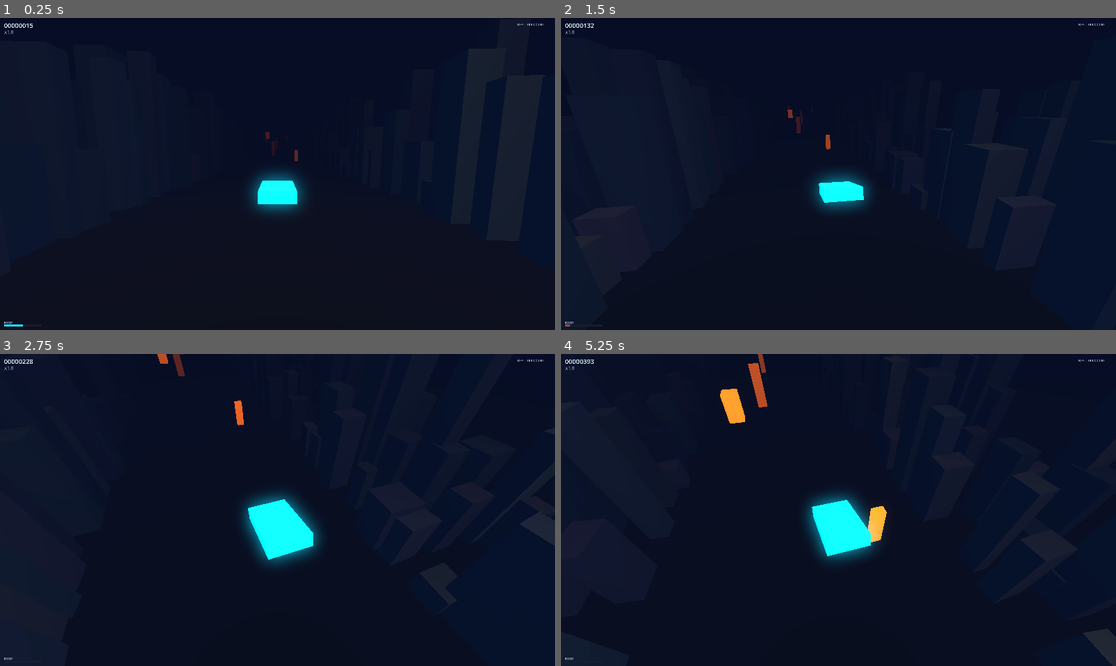
Above: before the commit, frames 1-4 (two rows, left to right).
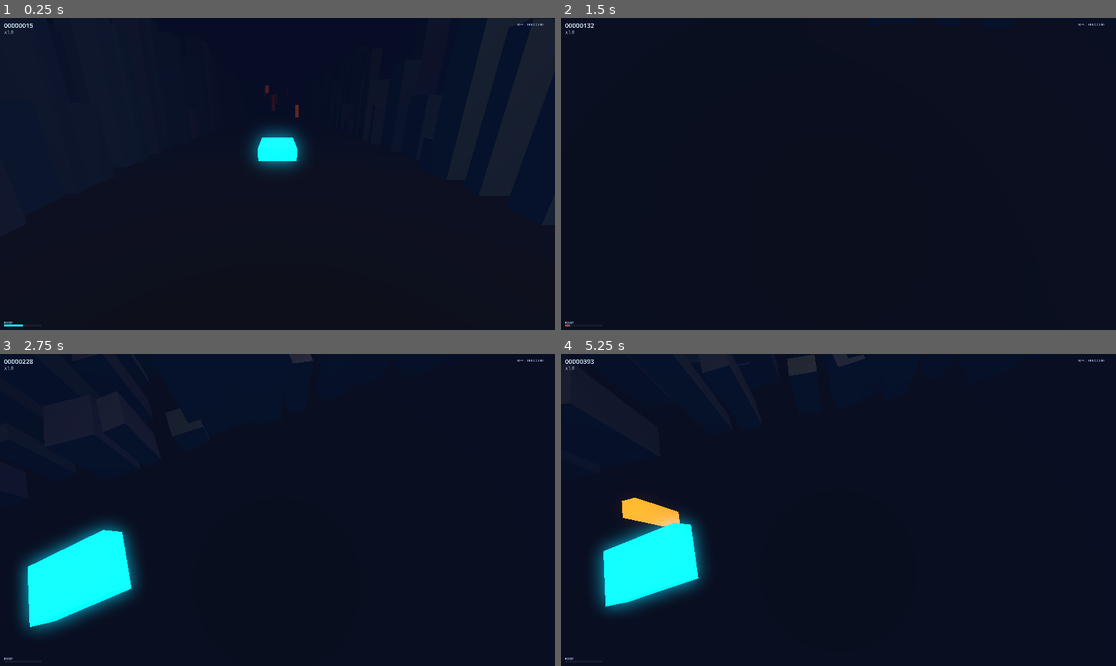
Above: after the commit, the same moments.

Repository: midas44/divepunk
Game: Godot game, scene res://scenes/main/Main.tscn
Two runs of this game, one before a commit and one after it. Both use one fixed random seed, a clock stepped at 60 frames per second and the inputs below.
Inputs (mouse positions are in pixels of both pictures, inside the frame that each line leads up to):
- Up to frame 1 (0.25 s): no input
- Up to frame 2 (1.5 s): move the mouse to (866, 174) at 0.52 s; hold Shift (boost) 0.53-1.28 s; hold W (steer_up) from 0.53 s (still down); tap Space at 0.77 s; move the mouse to (810, 174) at 1.27 s; tap Shift (boost) at 1.35 s
- Up to frame 3 (2.75 s): keep holding W (steer_up); tap Space at 1.52 s; move the mouse to (288, 503) at 2.02 s; hold Shift (boost) from 2.03 s (still down)
- Up to frame 4 (5.25 s): keep holding W (steer_up); move the mouse to (832, 516) at 2.77 s; release Shift (boost) at 2.78 s; tap Shift (boost) at 2.85, 4.35 s; tap Space at 3.02, 3.77, 4.52 s; move the mouse to (877, 513) at 3.52 s; hold Shift (boost) 3.53-4.28 s; move the mouse to (794, 506) at 4.27 s; move the mouse to (844, 510) at 5.02 s; hold Shift (boost) from 5.03 s (still down)

The runs differ from the first frame. In frame 1, 2.3% of the frame differs, in the area x 44-56%, y 21-63%; in frame 2, 1.3%; in frame 3, 8.2%; in frame 4, 9.0%, in the area x 6-100%, y 0-100%.

Commit message:
fix(camera): rigid-boom orbit reaches directly above/below the car
The orbit used look_at(pivot, UP), which degenerates when the camera is straight above/below the car (look dir parallel to UP) — that is why pitch was clamped to 80 deg and you could not get overhead/underneath. Rebuilt as a rigid boom: one spin rotates both the boom offset and the camera basis, so it always faces the car with no look_at. Full vertical range now (+/-90 deg = directly above/below), yaw still 360 deg. Smooths only the pivot (not the camera position), so the orbit is rigid and never feels starved by forward speed. Drops the unused look_height export.

Co-Authored-By: Claude Opus 4.8 (1M context) <noreply@anthropic.com>

Diff:
--- a/scripts/camera_rig.gd
+++ b/scripts/camera_rig.gd
@@ -1,15 +1,16 @@
 extends Node3D
-## Smoothed chase camera with speed-driven FOV and shake — DIVEPUNK, milestone M1.
+## Chase camera that orbits the car on a fixed-radius boom (mouse free-look), with speed-driven
+## FOV and shake — DIVEPUNK, milestone M1.
 ##
-## Put this Node3D in the scene; it will create a Camera3D child named "Camera" if one
-## isn't present. Call set_target(ship) to follow the ship — game.gd does this for you.
-## FOV widening with speed is the single most effective "this feels fast" trick, so the
-## FOV range here is worth tuning alongside the ship's speed values.
+## Put this Node3D in the scene; it creates a Camera3D child named "Camera" if one isn't present.
+## Call set_target(ship) to follow the ship — game.gd does this for you. The mouse flies the camera
+## AROUND the car and always looks straight at it, so the car stays framed from any angle — including
+## directly above or below. FOV widening with speed is the single most effective "this feels fast"
+## trick, so the FOV range here is worth tuning alongside the ship's speed values.
 
 @export_group("Follow")
-@export var offset: Vector3 = Vector3(0.0, 4.0, 12.0)  ## rest position behind (+Z) and above the car; also the orbit radius
-@export var follow_sharpness: float = 6.0              ## lower = floatier, laggier chase
-@export var look_height: float = 1.5                   ## aim this far above the car's origin (frames it slightly low)
+@export var offset: Vector3 = Vector3(0.0, 4.0, 12.0)  ## rest pose: behind (+Z) and above the car; its length is the orbit radius
+@export var follow_sharpness: float = 6.0              ## how quickly the boom's pivot trails the car (lower = floatier)
 
 @export_group("FOV")
 @export var base_fov: float = 70.0
@@ -23,14 +24,15 @@
 @export_group("Free-look (mouse)")
 @export var mouse_look_enabled: bool = true       ## orbit the camera around the car with the mouse (no auto-return)
 @export var mouse_sensitivity: float = 0.0014     ## orbit (radians) per pixel of mouse motion
-@export var look_pitch_limit_deg: float = 80.0    ## clamp the up / down orbit so the camera never crosses straight over the car; yaw is unlimited (full 360°)
+@export var look_pitch_limit_deg: float = 90.0    ## up / down orbit limit; 90° reaches directly above / below the car. Yaw is unlimited (full 360°)
 
 var _target: Node3D
 var _cam: Camera3D
 var _shake: float = 0.0
 var _snapped: bool = false
+var _smooth_pivot: Vector3 = Vector3.ZERO   ## smoothed point the boom orbits (trails the car)
 var _look_yaw: float = 0.0      ## held orbit yaw (radians), full 360°; persists until you move the mouse
-var _look_pitch: float = 0.0    ## held orbit pitch (radians), clamped; persists until you move the mouse
+var _look_pitch: float = 0.0    ## held orbit pitch (radians), clamped to ±limit; persists until you move the mouse
 
 
 func _ready() -> void:
@@ -59,9 +61,9 @@
 		return
 	if event is InputEventMouseMotion and Input.mouse_mode == Input.MOUSE_MODE_CAPTURED:
 		var motion := (event as InputEventMouseMotion).relative
-		# Yaw orbits a full 360° around the car (look back swings the camera to the front); wrap to keep tidy.
+		# Yaw orbits a full 360° (look back swings the camera to the front); wrap to keep it tidy.
 		_look_yaw = wrapf(_look_yaw - motion.x * mouse_sensitivity, -PI, PI)
-		# Pitch orbits above / below, clamped so the camera never crosses straight over the car.
+		# Pitch orbits up / down to the limit (±90° = directly above / below the car).
 		var pitch_limit := deg_to_rad(look_pitch_limit_deg)
 		_look_pitch = clampf(_look_pitch - motion.y * mouse_sensitivity, -pitch_limit, pitch_limit)
 
@@ -70,22 +72,23 @@
 	if _target == null:
 		return
 
-	# Orbit the rest offset around the car: looking back swings the camera to the front, pitch
-	# lifts it above / drops it below. The distance to the car stays constant, so it is a true
-	# fly-around — and because we always look at the car (below), it stays framed from any angle.
+	# Smoothly trail the car with the boom's pivot. This is the only lag in the rig; the orbit
+	# itself is rigid, so swinging the view never feels mushy or "starved" by the car's forward speed.
 	var pivot := _target.global_position
-	var orbit := Basis.IDENTITY
-	if mouse_look_enabled:
-		orbit = Basis.from_euler(Vector3(_look_pitch, _look_yaw, 0.0))
-	var desired := pivot + orbit * offset
 	if not _snapped:
-		global_position = desired          # avoid an ugly swoop from the origin on frame 1
+		_smooth_pivot = pivot
 		_snapped = true
 	else:
-		global_position = global_position.lerp(desired, 1.0 - exp(-follow_sharpness * delta))
+		_smooth_pivot = _smooth_pivot.lerp(pivot, 1.0 - exp(-follow_sharpness * delta))
 
-	# Always frame the car (aim a touch above its origin) so it is visible at every orbit angle.
-	look_at(pivot + Vector3(0.0, look_height, 0.0), Vector3.UP)
+	# Rigid orbit: rotate BOTH the boom offset and the camera's orientation by the same spin, so the
+	# camera always looks straight at the car — at any angle, including directly above / below, with
+	# no look_at degeneracy at the poles. rest aims the camera's −Z at the car from the rest pose.
+	var spin := Basis.IDENTITY
+	if mouse_look_enabled:
+		spin = Basis.from_euler(Vector3(_look_pitch, _look_yaw, 0.0))
+	var rest := Basis.looking_at(-offset, Vector3.UP)
+	global_transform = Transform3D(spin * rest, _smooth_pivot + spin * offset)
 
 	# Speed → FOV.
 	var ratio: float = 0.0
